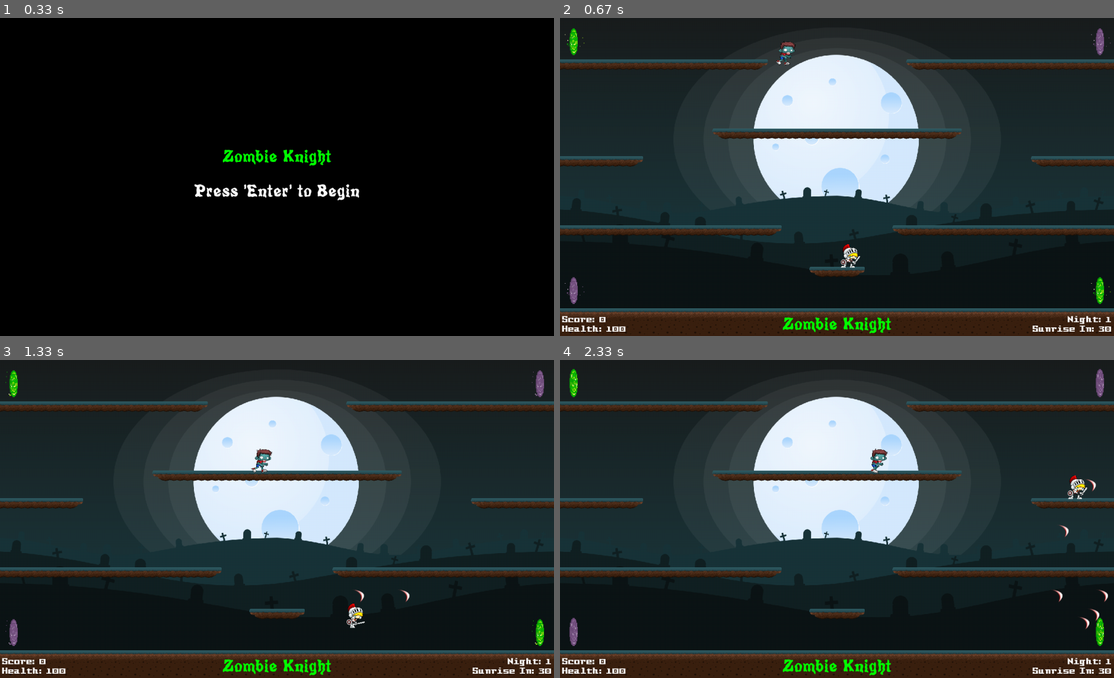
Above: before the commit, frames 1-4 (two rows, left to right).
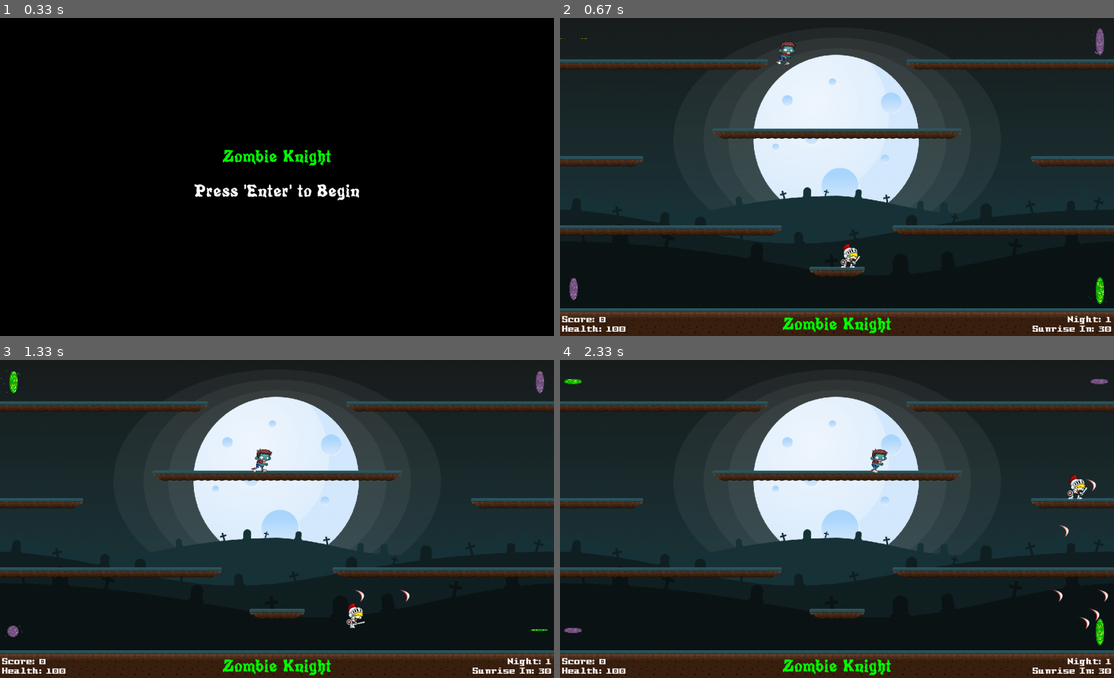
Above: after the commit, the same moments.

Repository: mr4s/CourseProjects
Game: pygame game, started from pygames/ZombieKnight/code/main.py
The game is run twice, just before and just after one commit, with the same random seed, the same clock (stepped at 60 frames per second) and the same inputs.
Inputs:
- Up to frame 1 (0.33 s): no input
- Up to frame 2 (0.67 s): tap Enter at 0.33 s
- Up to frame 3 (1.33 s): tap Space at 0.67, 1.07 s; hold Right from 1 s (still down)
- Up to frame 4 (2.33 s): tap Space at 1.37, 1.57, 1.9, 2.2 s; release Right at 1.47 s; hold Up 1.5-1.8 s; hold Right 1.83-2.3 s

Frame 1 is identical in both runs. In frame 2, 0.2% of the frame differs, in the area x 0-100%, y 3-91%; in frame 3, 0.3%; in frame 4, 0.4%, in the area x 0-99%, y 2-90%.

Commit message:
Changed portal animation

Diff:
--- a/pygames/ZombieKnight/code/portals.py
+++ b/pygames/ZombieKnight/code/portals.py
@@ -1,11 +1,11 @@
-import pygame
+import pygame, random
 from setup import *
 
 class Portal(pygame.sprite.Sprite):
     def __init__(self, x, y):
         super().__init__()
 
-        self.sprite = 0
+        # self.sprite = random.randint(0, 20)
         self.sprites = []
 
         self.load_images()
@@ -32,6 +32,7 @@
 
 class Green_Portal(Portal):
     def __init__(self, x, y):
+        self.sprite = random.randint(0, 21)
         Portal.__init__(self, x, y)
 
     def load_images(self):
@@ -42,10 +43,11 @@
 
 class Purple_Portal(Portal):
     def __init__(self, x, y):
+        self.sprite = random.randint(0, 21)
         Portal.__init__(self, x, y)
 
     def load_images(self):
         for i in range(1, 22):
             self.sprites.append(pygame.transform.scale(pygame.image.load(f"../assets/images/portals/purple/tile{i:03d}.png"), (96, 96)))
 
-        self.image = self.sprites[0]
+        self.image = self.sprites[7]
